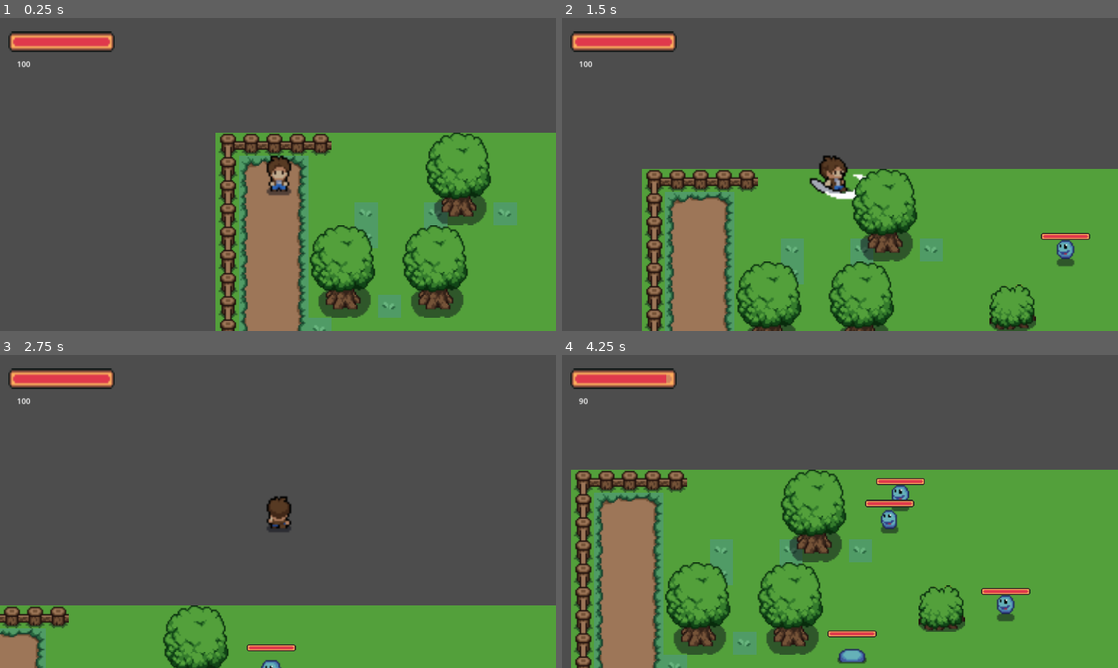
Above: before the commit, frames 1-4 (two rows, left to right).
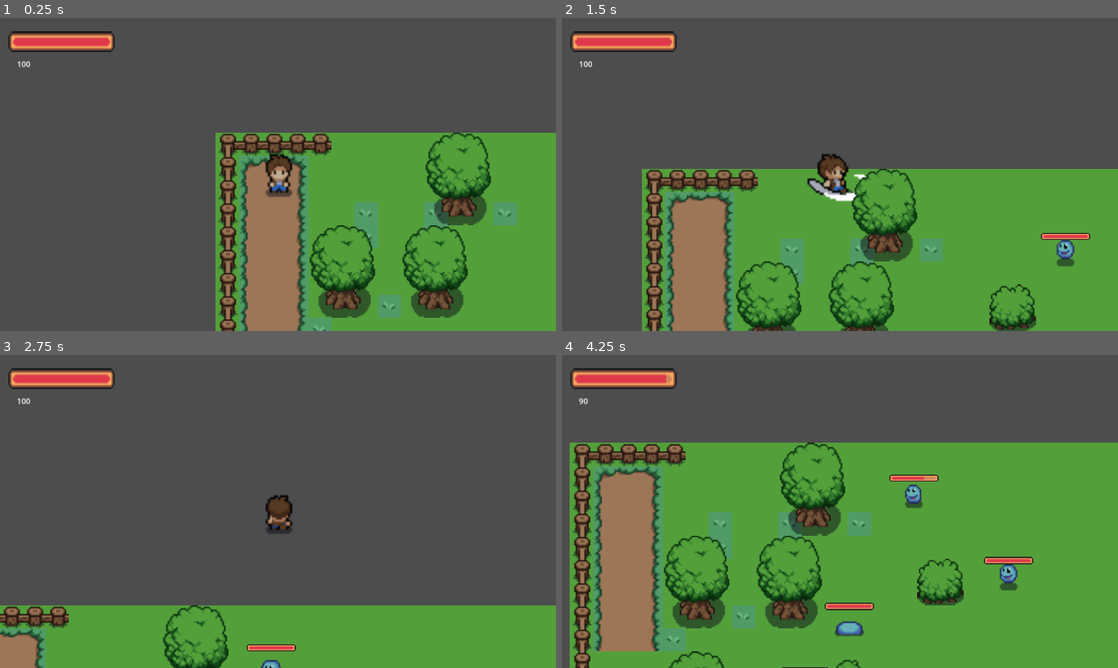
Above: after the commit, the same moments.

Repository: IgorMianowany/Manual-Vampire-Survivors
Game: Godot game, scene res://level_01.tscn
The game is run twice, just before and just after one commit, with the same random seed, the same clock (stepped at 60 frames per second) and the same inputs.
Inputs (mouse positions are in pixels of both pictures, inside the frame that each line leads up to):
- Up to frame 1 (0.25 s): no input
- Up to frame 2 (1.5 s): move the mouse to (962, 158) at 0.52 s; press the mouse at (962, 158) at 0.53 s; hold D (move_right) 0.53-1.28 s; move the mouse to (728, 190) at 1.27 s; release the mouse at (728, 190) at 1.28 s; hold W (move_down) from 1.28 s (still down); click (728, 190) at 1.35 s
- Up to frame 3 (2.75 s): move the mouse to (333, 442) at 2.02 s; release W (move_down) at 2.03 s; press the mouse at (333, 442) at 2.03 s; hold D (move_right) from 2.03 s (still down)
- Up to frame 4 (4.25 s): move the mouse to (812, 574) at 2.77 s; release D (move_right) at 2.78 s; release the mouse at (812, 574) at 2.78 s; hold S (move_up) 2.78-3.53 s; click (812, 574) at 2.85 s; move the mouse to (1006, 558) at 3.52 s; press the mouse at (1006, 558) at 3.53 s; hold A (move_left) from 3.53 s (still down)

The runs differ from the first frame. In frame 1, 0.3% of the frame differs, in the area x 47-53%, y 43-58%; in frame 2, 0.5%; in frame 3, 0.2%; in frame 4, 27%, in the area x 1-100%, y 28-100%.

Commit message:
work on fight system

Diff:
--- a/player.gd
+++ b/player.gd
@@ -4,14 +4,17 @@
 @export var speed : float = 125
 @export var invincibility_time : float = 1
 @export var attack_time : float = .5
-@export var attack_range : float = 20
+@export var attack_range : float = 25
 @export var attack_damage : float = 3.5
-@export var knockback_power : float = 2
+@export var knockback_power : float = 5
+@export var self_knockback_speed : float = 5
 var invincibility_timer : float = 0
 var is_invincible : bool = false
 var invincibility_animation_frequency = 5
 var invincibility_animation_counter = 0
 var is_attacking : bool = false
+var is_knocked_back : bool = false
+var knockback_time : float = 0.4
 
 
 signal death
@@ -32,32 +35,12 @@
 		$AnimatedSprite2D.visible = true
 		invincibility_timer = 0
 
-	var direction_left := Input.get_axis("move_left", "move_right")
-	var direction_down := Input.get_axis("move_down", "move_up")
 	if Input.is_action_pressed("attack"):
 		attack()
 
-	if direction_left:
-		velocity.x = direction_left * speed
-		if not is_attacking:
-			if direction_left == 1:
-				direction = DirectionEnum.RIGHT
-			else:
-				direction = DirectionEnum.LEFT
-	else:
-		velocity.x = move_toward(velocity.x, 0, speed)
 
-	if direction_down:
-		velocity.y = direction_down * speed
-		if not is_attacking:
-			if direction_down == 1:
-				direction = DirectionEnum.DOWN
-			else:
-				direction = DirectionEnum.UP
-	else:
-		velocity.y = move_toward(velocity.y, 0, speed)
-
-
+	if not is_knocked_back:
+		handle_movement()
 	handle_animation()
 	move_and_slide()
 
@@ -96,11 +79,38 @@
 			$AnimatedSprite2D.play("idle_right")
 			$AnimatedSprite2D.flip_h = true
 
+func handle_movement() -> void:
+	var direction_left := Input.get_axis("move_left", "move_right")
+	var direction_down := Input.get_axis("move_down", "move_up")
+	if direction_left:
+		velocity.x = direction_left * speed
+		if not is_attacking:
+			if direction_left == 1:
+				direction = DirectionEnum.RIGHT
+			else:
+				direction = DirectionEnum.LEFT
+	else:
+		velocity.x = move_toward(velocity.x, 0, speed)
+
+	if direction_down:
+		velocity.y = direction_down * speed
+		if not is_attacking:
+			if direction_down == 1:
+				direction = DirectionEnum.DOWN
+			else:
+				direction = DirectionEnum.UP
+	else:
+		velocity.y = move_toward(velocity.y, 0, speed)
+
 func take_damage(damage : float, knockback_direction : Vector2, knockback_power : float) -> void:
 	if not is_invincible:
 		PlayerState.health -= damage
 		is_invincible = true
-		velocity = knockback_direction * speed * knockback_power
+		is_knocked_back = true
+		$UtilTimer.start(knockback_time)
+		velocity = knockback_direction * self_knockback_speed * knockback_power
+		await($UtilTimer.timeout)
+		is_knocked_back = false
 		if PlayerState.health <= 0:
 			death.emit()
 
@@ -109,7 +119,7 @@
 		is_attacking = true
 		set_attack_direction()
 
-		$UtilTimer.start(.1)
+		$UtilTimer.start(.05)
 		await($UtilTimer.timeout)
 		$UtilTimer.start(attack_time)
 
--- a/player.tscn
+++ b/player.tscn
@@ -4,32 +4,32 @@
 [ext_resource type="Texture2D" uid="uid://bg2j2f5p63slf" path="res://assets/sprites/characters/tiles/tile000.png" id="1_41ohv"]
 [ext_resource type="Texture2D" uid="uid://cl37gerx0kg2u" path="res://assets/sprites/characters/tiles/tile012.png" id="2_4iaei"]
 [ext_resource type="Texture2D" uid="uid://c0i0xpnb53wy5" path="res://assets/sprites/characters/tiles/tile001.png" id="2_53fwj"]
-[ext_resource type="Texture2D" uid="uid://cwa5mcs5osj8b" path="res://assets/sprites/characters/tiles/player/tile036.png" id="2_l8omy"]
-[ext_resource type="Texture2D" uid="uid://vojkd1lfnyof" path="res://assets/sprites/characters/tiles/player/tile037.png" id="3_7vbch"]
+[ext_resource type="Texture2D" uid="uid://cwa5mcs5osj8b" path="res://assets/sprites/characters/tiles/tile036.png" id="2_l8omy"]
+[ext_resource type="Texture2D" uid="uid://vojkd1lfnyof" path="res://assets/sprites/characters/tiles/tile037.png" id="3_7vbch"]
 [ext_resource type="Texture2D" uid="uid://bnaxyd3qfbs1a" path="res://assets/sprites/characters/tiles/tile002.png" id="3_41m6r"]
 [ext_resource type="Texture2D" uid="uid://bcr8cs0fwbskp" path="res://assets/sprites/characters/tiles/tile013.png" id="3_flv0h"]
-[ext_resource type="Texture2D" uid="uid://b4oadjt273s4h" path="res://assets/sprites/characters/tiles/player/tile038.png" id="4_8lfr5"]
+[ext_resource type="Texture2D" uid="uid://b4oadjt273s4h" path="res://assets/sprites/characters/tiles/tile038.png" id="4_8lfr5"]
 [ext_resource type="Texture2D" uid="uid://2mq1jt4ac033" path="res://assets/sprites/characters/tiles/tile003.png" id="4_kf8ay"]
 [ext_resource type="Texture2D" uid="uid://drofjhmg5rhwu" path="res://assets/sprites/characters/tiles/tile014.png" id="4_xem8q"]
 [ext_resource type="Texture2D" uid="uid://dw7mk31u0ni1d" path="res://assets/sprites/characters/tiles/tile015.png" id="5_3f6jq"]
 [ext_resource type="Texture2D" uid="uid://dqb0u6u0ygxks" path="res://assets/sprites/characters/tiles/tile004.png" id="5_h4cb0"]
-[ext_resource type="Texture2D" uid="uid://b5uo4xaw5hn43" path="res://assets/sprites/characters/tiles/player/tile039.png" id="5_kx1vc"]
+[ext_resource type="Texture2D" uid="uid://b5uo4xaw5hn43" path="res://assets/sprites/characters/tiles/tile039.png" id="5_kx1vc"]
 [ext_resource type="Texture2D" uid="uid://bswlyjsp1dyl6" path="res://assets/sprites/characters/tiles/tile005.png" id="6_fyx4x"]
-[ext_resource type="Texture2D" uid="uid://rsfcw8t2kufx" path="res://assets/sprites/characters/tiles/player/tile042.png" id="6_j047k"]
+[ext_resource type="Texture2D" uid="uid://rsfcw8t2kufx" path="res://assets/sprites/characters/tiles/tile042.png" id="6_j047k"]
 [ext_resource type="Texture2D" uid="uid://ewo5240of50q" path="res://assets/sprites/characters/tiles/tile016.png" id="6_krtjd"]
-[ext_resource type="Texture2D" uid="uid://bhybcqwt4au1e" path="res://assets/sprites/characters/tiles/player/tile043.png" id="7_owqcv"]
+[ext_resource type="Texture2D" uid="uid://bhybcqwt4au1e" path="res://assets/sprites/characters/tiles/tile043.png" id="7_owqcv"]
 [ext_resource type="Texture2D" uid="uid://dnlj1l4x1so2r" path="res://assets/sprites/characters/tiles/tile017.png" id="7_q5dvo"]
-[ext_resource type="Texture2D" uid="uid://bqplf3g1i5bbr" path="res://assets/sprites/characters/tiles/player/tile044.png" id="8_5dhbn"]
-[ext_resource type="Texture2D" uid="uid://dnhgeqnh6xwvr" path="res://assets/sprites/characters/tiles/player/tile045.png" id="9_unycb"]
-[ext_resource type="Texture2D" uid="uid://c4mpyl0l6dlqf" path="res://assets/sprites/characters/tiles/player/tile048.png" id="10_06t0q"]
-[ext_resource type="Texture2D" uid="uid://yfkcq7tvpn3o" path="res://assets/sprites/characters/tiles/player/tile049.png" id="11_2wgev"]
-[ext_resource type="Texture2D" uid="uid://cfyjj7o6t8cdb" path="res://assets/sprites/characters/tiles/player/tile050.png" id="12_77ts8"]
-[ext_resource type="Texture2D" uid="uid://cfjcbd2g13hty" path="res://assets/sprites/characters/tiles/player/tile051.png" id="13_ci0r4"]
-[ext_resource type="Texture2D" uid="uid://bvoi11famdi1x" path="res://assets/sprites/characters/tiles/player/tile054.png" id="14_6j6n8"]
+[ext_resource type="Texture2D" uid="uid://bqplf3g1i5bbr" path="res://assets/sprites/characters/tiles/tile044.png" id="8_5dhbn"]
+[ext_resource type="Texture2D" uid="uid://dnhgeqnh6xwvr" path="res://assets/sprites/characters/tiles/tile045.png" id="9_unycb"]
+[ext_resource type="Texture2D" uid="uid://c4mpyl0l6dlqf" path="res://assets/sprites/characters/tiles/tile048.png" id="10_06t0q"]
+[ext_resource type="Texture2D" uid="uid://yfkcq7tvpn3o" path="res://assets/sprites/characters/tiles/tile049.png" id="11_2wgev"]
+[ext_resource type="Texture2D" uid="uid://cfyjj7o6t8cdb" path="res://assets/sprites/characters/tiles/tile050.png" id="12_77ts8"]
+[ext_resource type="Texture2D" uid="uid://cfjcbd2g13hty" path="res://assets/sprites/characters/tiles/tile051.png" id="13_ci0r4"]
+[ext_resource type="Texture2D" uid="uid://bvoi11famdi1x" path="res://assets/sprites/characters/tiles/tile054.png" id="14_6j6n8"]
 [ext_resource type="Texture2D" uid="uid://c4kdhf6fnctu1" path="res://assets/sprites/characters/tiles/tile007.png" id="14_kxaa0"]
-[ext_resource type="Texture2D" uid="uid://c6cx6anpyggeh" path="res://assets/sprites/characters/tiles/player/tile055.png" id="15_mhb2i"]
+[ext_resource type="Texture2D" uid="uid://c6cx6anpyggeh" path="res://assets/sprites/characters/tiles/tile055.png" id="15_mhb2i"]
 [ext_resource type="Texture2D" uid="uid://cipqw2fbi1hma" path="res://assets/sprites/characters/tiles/tile008.png" id="15_mmppv"]
-[ext_resource type="Texture2D" uid="uid://c273opa4qdvfy" path="res://assets/sprites/characters/tiles/player/tile056.png" id="16_l87u2"]
+[ext_resource type="Texture2D" uid="uid://c273opa4qdvfy" path="res://assets/sprites/characters/tiles/tile056.png" id="16_l87u2"]
 [ext_resource type="Texture2D" uid="uid://b7mnxx4k22koa" path="res://assets/sprites/characters/tiles/tile009.png" id="16_p84d3"]
 [ext_resource type="Texture2D" uid="uid://wyibivh6vbwf" path="res://assets/sprites/characters/tiles/tile010.png" id="17_ehk57"]
 [ext_resource type="Texture2D" uid="uid://bn7d1you4o5os" path="res://assets/sprites/characters/tiles/tile011.png" id="18_hpf2y"]
@@ -276,7 +276,7 @@
 [node name="Player" type="CharacterBody2D"]
 z_index = 1
 y_sort_enabled = true
-scale = Vector2(1.3, 1.3)
+scale = Vector2(1.4, 1.4)
 collision_layer = 8
 collision_mask = 7
 script = ExtResource("1_0qibv")
@@ -303,6 +303,7 @@
 [node name="UtilTimer" type="Timer" parent="."]
 
 [node name="AttackShapeCast" type="ShapeCast2D" parent="."]
+visible = false
 shape = SubResource("CircleShape2D_6mrx5")
 target_position = Vector2(0, 15)
 margin = 5.0
--- a/slime.gd
+++ b/slime.gd
@@ -8,7 +8,7 @@
 @export var jump_variation : float = 0.75
 @export var direction_variation : float = 15
 @export var damage : float = 10
-@export var knockback_power : float = 6
+@export var knockback_power : float = 1
 @export var max_health : float = 10
 @onready var health : float = max_health
 @onready var healthbar : TextureProgressBar = $Control/TextureProgressBar
@@ -18,6 +18,7 @@
 var is_jumping : bool = false
 enum DirectionEnum {UP, DOWN, LEFT, RIGHT}
 var facing_direction : DirectionEnum
+var is_knocked_back : bool = false
 
 @onready var start_pos : Vector2 = position
 
@@ -45,7 +46,8 @@
 func jump_toward_player() -> void:
 	if jump_timer < jump_cooldown + jump_duration:
 		is_jumping = true
-		velocity = position.direction_to(player_position) * speed
+		if not is_knocked_back:
+			velocity = position.direction_to(player_position) * speed
 	else:
 		is_jumping = false
 		velocity.x = move_toward(velocity.x, 0, speed)
@@ -95,6 +97,9 @@
 
 func take_damage(damage : float, knockback_direction : Vector2, knockback : float) -> void:
 	health -= damage
-	velocity = knockback_direction * speed * knockback_power
+	velocity = knockback_direction * knockback * speed
+	is_knocked_back = true
+	await(get_tree().create_timer(1).timeout)
+	is_knocked_back = false
 	if health <= 0:
 		queue_free()
--- a/slime.tscn
+++ b/slime.tscn
@@ -218,10 +218,9 @@
 size = Vector2(16, 14)
 
 [node name="Slime" type="CharacterBody2D"]
-collision_layer = 0
+collision_layer = 4
 collision_mask = 3
 script = ExtResource("1_ahcej")
-knockback_power = 7.0
 
 [node name="AnimatedSprite2D" type="AnimatedSprite2D" parent="."]
 position = Vector2(0, -3)
Binary file added: assets/sprites/characters/tiles/player/tile0371.png
Not shown, added: assets/sprites/characters/tiles/player/tile0371.png.import
